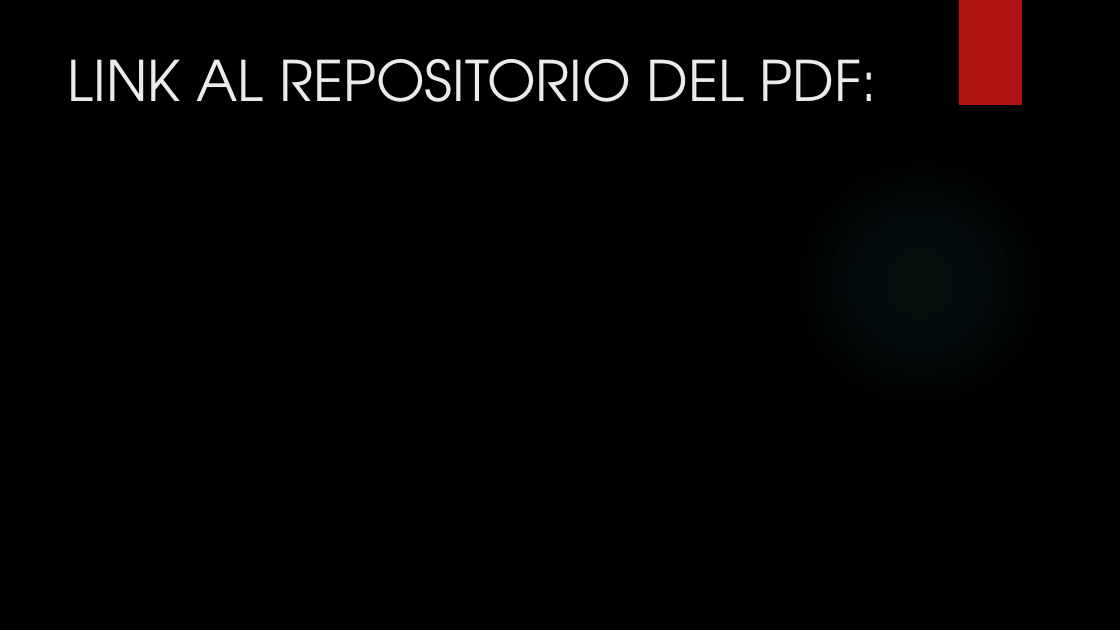
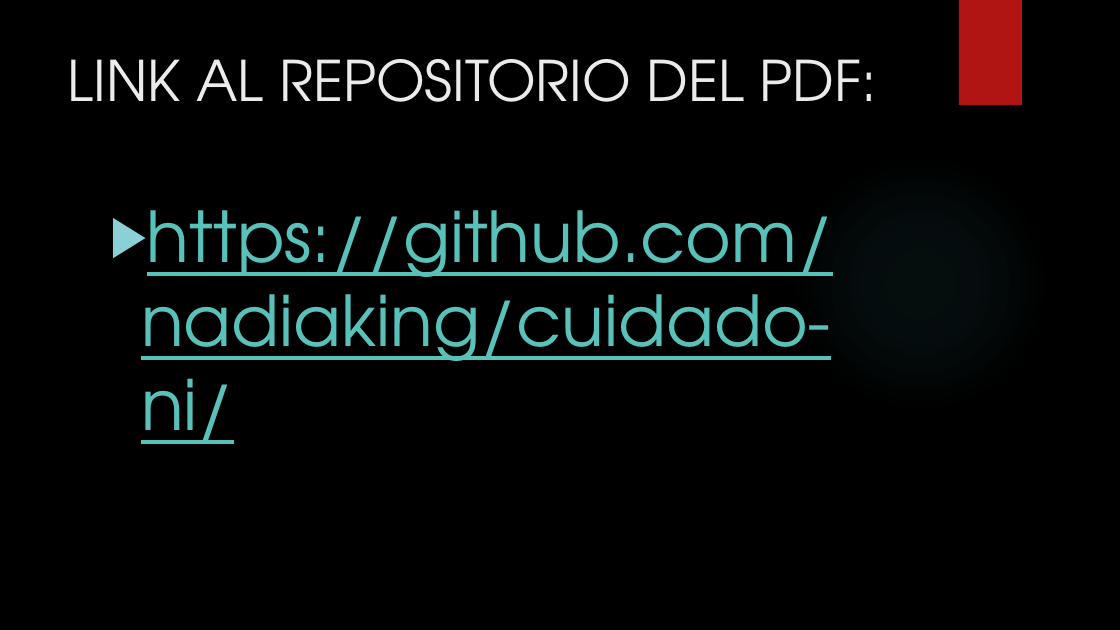
Before and after one commit to nadiaking/cuidado-ni, a slide deck: slide 13 of cuidado de niños.pptx. Drawn at 1120x630 pixels with LibreOffice and Linux fonts; fonts in the diff are those of the drawing; background and template pictures are left out. Boxes give left, top, right and bottom in pixels: in the first picture for what was removed or moved away, otherwise in the second. Text is boxed around its words. In the diff, an @@ line names an element or a change of style, - is before the commit and + after.

```diff
--- a/cuidado de niños.pptx
+++ b/cuidado de niños.pptx
@@ text added at bbox=[141, 210, 833, 444], 60 pt, text #58C1BA, underline @@
+▶ https://github.com/nadiaking/cuidado-ni/
```
Also in this commit, not shown: 2 other slides changed.
